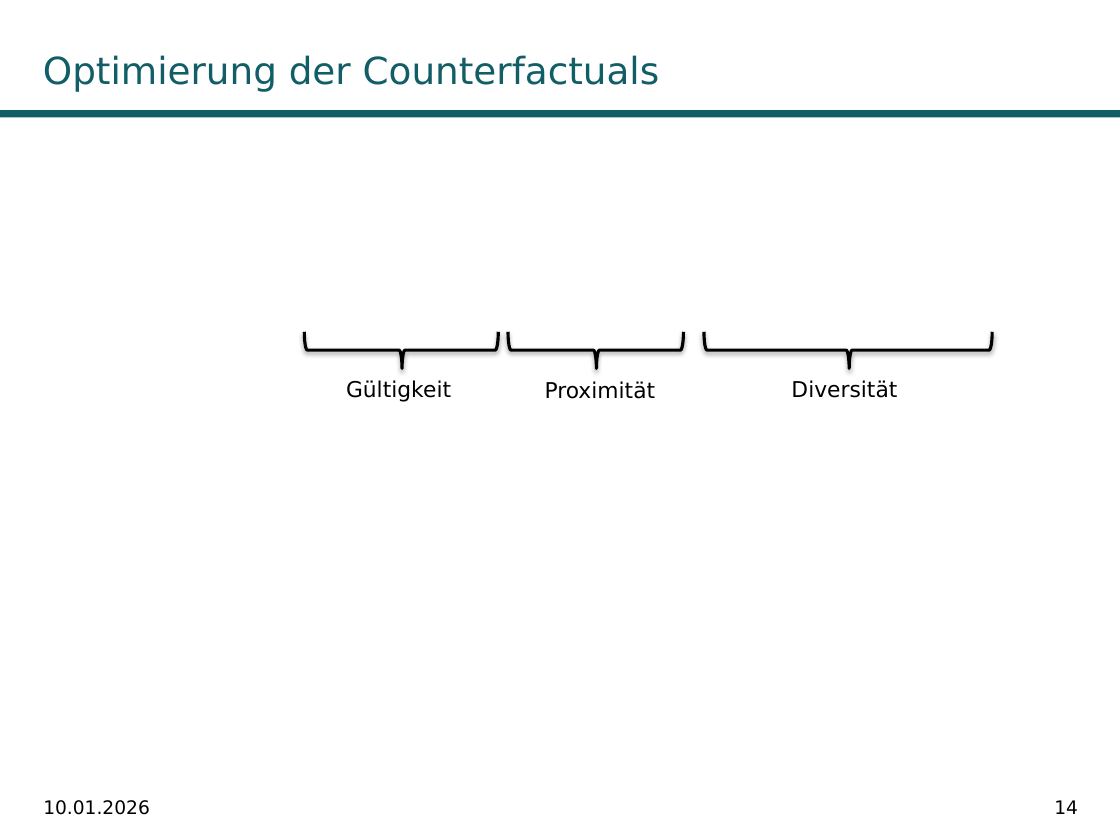
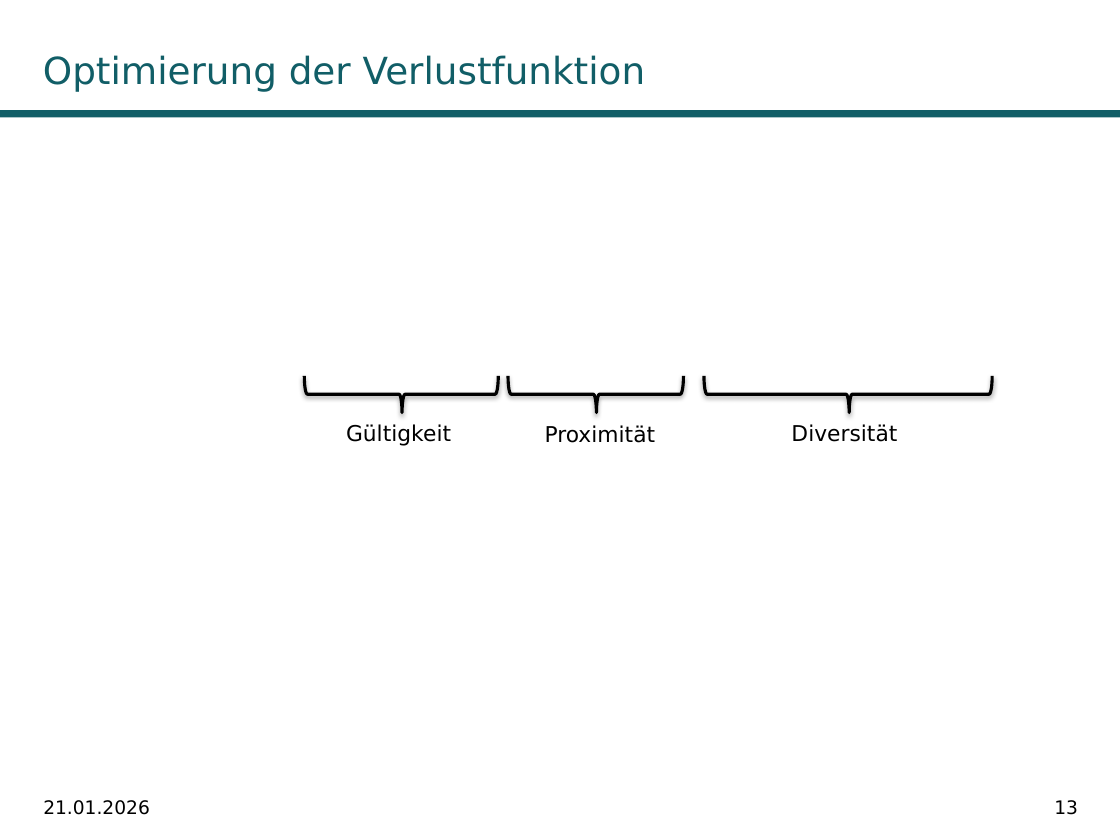
Before and after one commit to fabiw98/Seminar_DICE, a slide deck: slide 13 of Präsentation/DiCE_PowerPoint.potx (slide 14 before the commit). Drawn at 1120x840 pixels with LibreOffice and Linux fonts; fonts in the diff are those of the drawing; grey boxes stand for pictures; background and template pictures are left out. Boxes give left, top, right and bottom in pixels: in the first picture for what was removed or moved away, otherwise in the second. Text is boxed around its words. In the diff, an @@ line names an element or a change of style, - is before the commit and + after.

```diff
--- a/Präsentation/DiCE_PowerPoint.potx
+++ b/Präsentation/DiCE_PowerPoint.potx
@@ title at <box>43,55,646,92</box>: text changed @@
-Optimierung der Counterfactuals
+Optimierung der Verlustfunktion
@@ 3 texts, 3 right braces: place and size @@
-3 texts, 3 right braces at <box>305,332,992,402</box>
+3 texts, 3 right braces at <box>305,375,992,446</box>
@@ text at <box>43,800,150,815</box>: text changed @@
-10.01.2026
+21.01.2026
@@ page number at <box>1054,800,1078,815</box>: text changed @@
-14
+13
```
Also in this commit, not shown: 30 other slides changed, 8 slides added, 3 slides removed, 18 other files.
